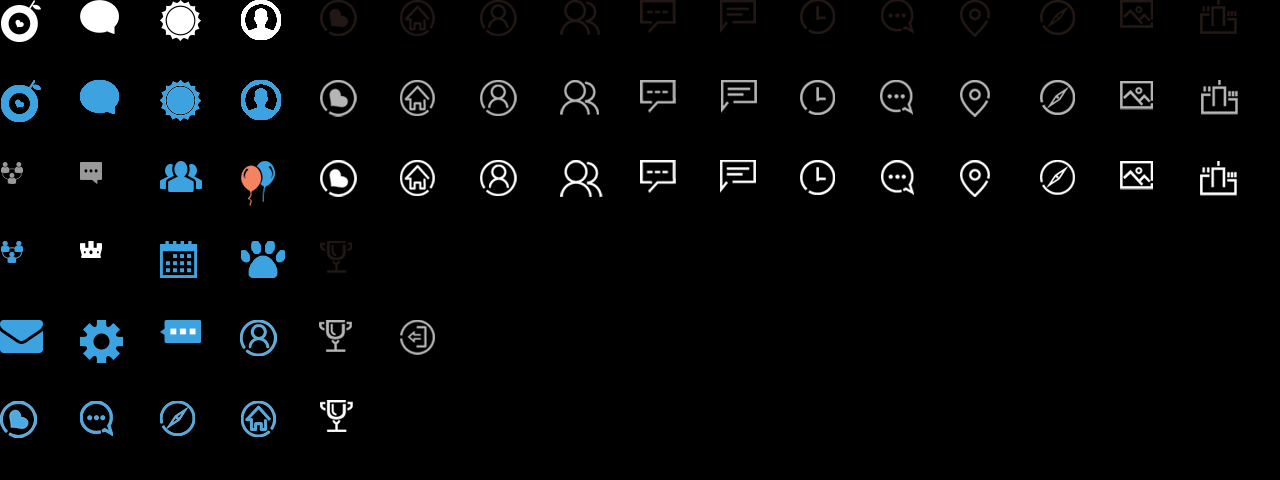
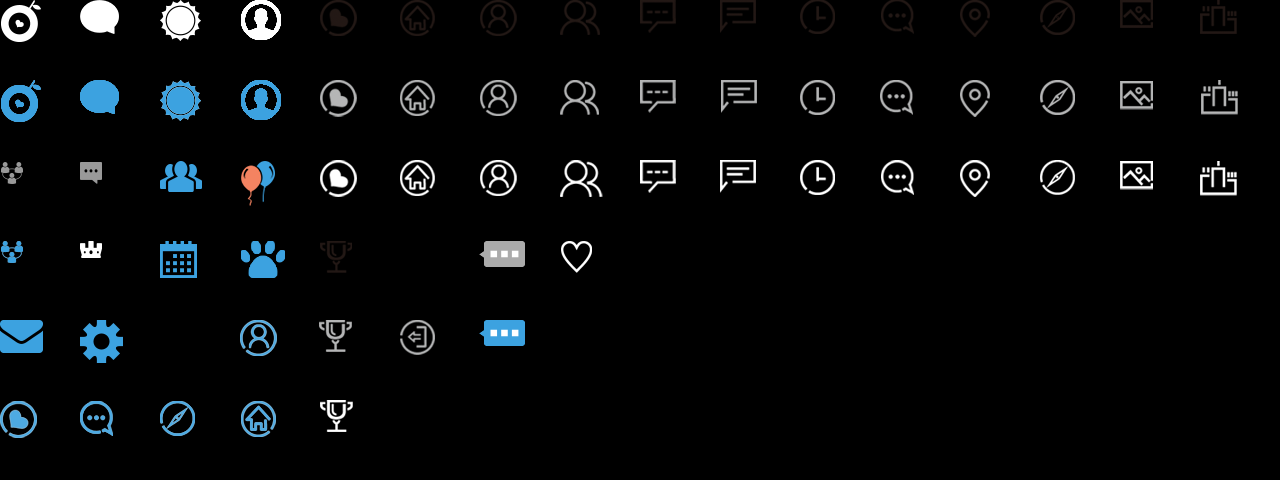
Layered file, before and after one edit (1280x480). Changes by layer:
added layer "heart-outline" (1st of 2, in "heart") in group "heart" over [561, 241, 592, 273]
added layer "chat-x-dot-blue" in group "chat" over [479, 320, 525, 346]
added layer "chat-x-dot-gray" in group "chat" over [479, 241, 525, 267]
hid "chat10" over [160, 320, 201, 343]
